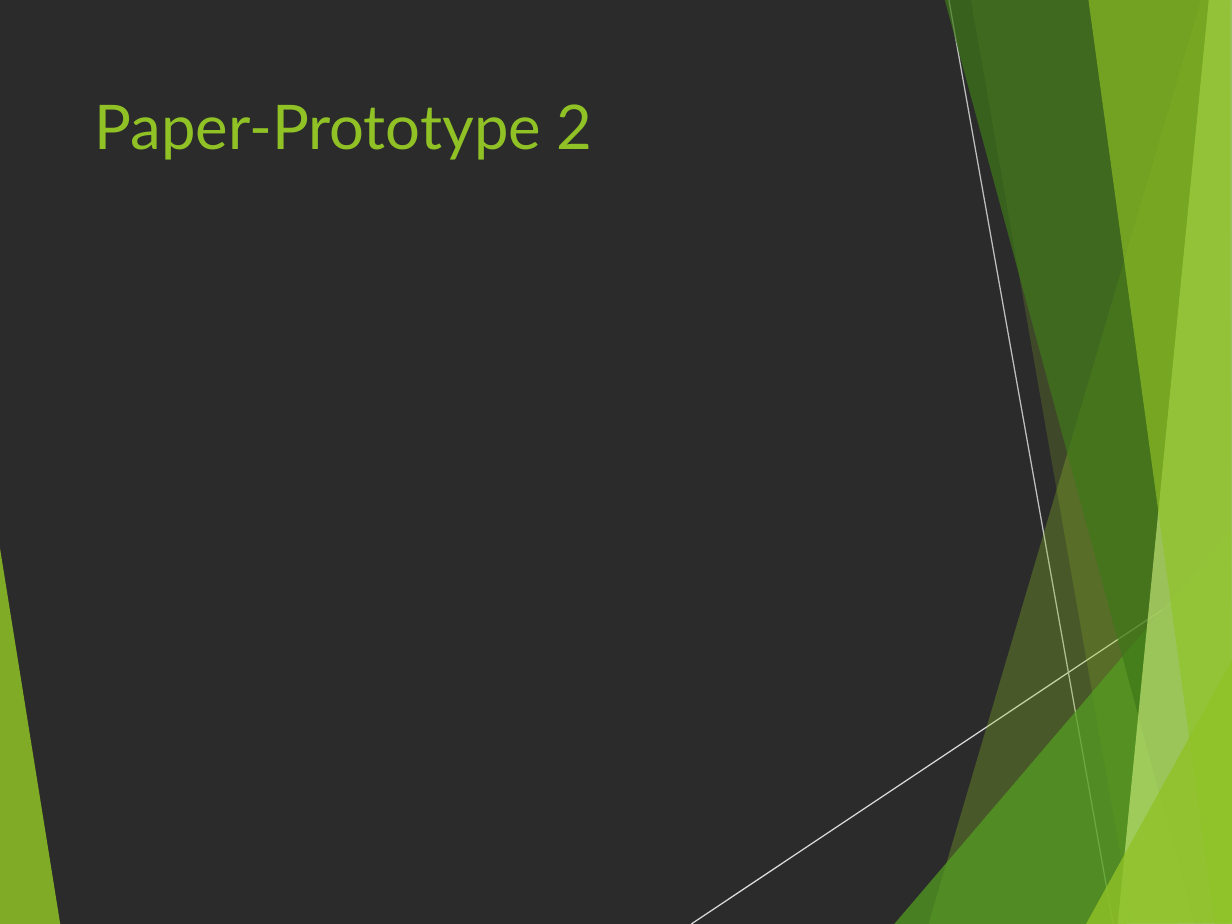
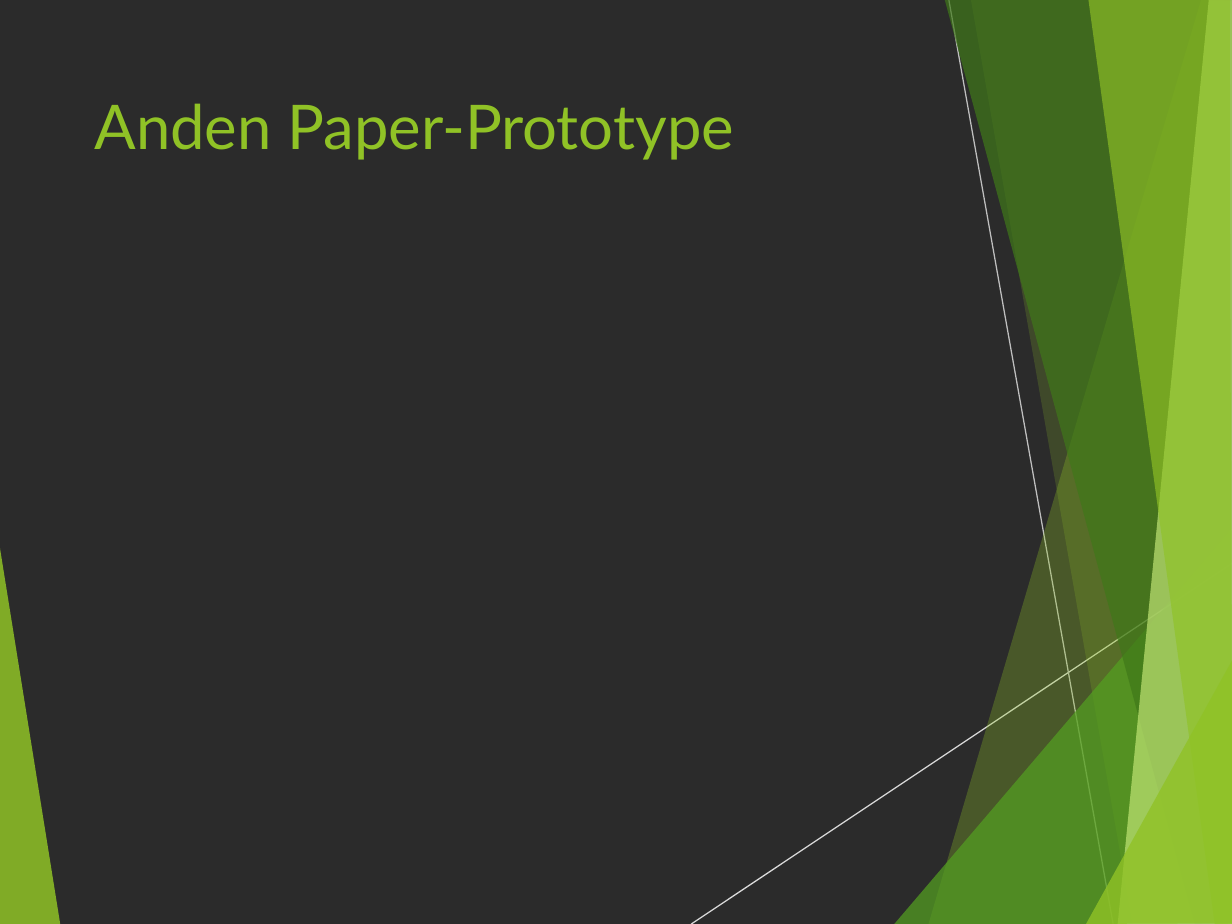
Before and after one commit to anderslatif/RoskildeFrieBornehave, a slide deck: slide 6 of Dias.pptx. Drawn at 1232x924 pixels with LibreOffice and Linux fonts; fonts in the diff are those of the drawing; background and template pictures are left out; a plain dark background stands for a picture behind light text. Boxes give left, top, right and bottom in pixels: in the first picture for what was removed or moved away, otherwise in the second. Text is boxed around its words. In the diff, an @@ line names an element or a change of style, - is before the commit and + after.

```diff
--- a/Dias.pptx
+++ b/Dias.pptx
@@ title at box(94, 103, 734, 160): text changed @@
-Paper-Prototype 2
+Anden Paper-Prototype
```
Also in this commit, not shown: 4 other slides changed, 7 slides added, 6 slides removed.
